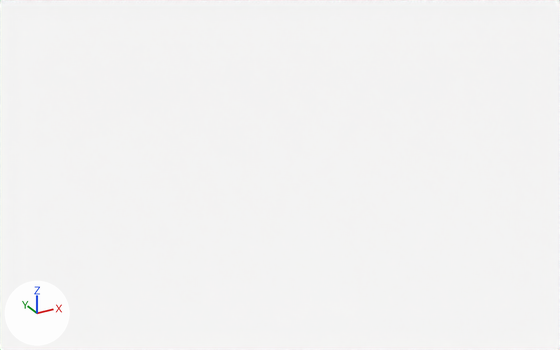
One commit to the glTF model statics/models/track.glb: the scene before it, then after it.
The view is the same before and after, from a camera (50 mm lens) standing at (-86.5, -184.2, 80.9) and looking at (14.2, -1.1, -10.6). The lights are fixed; the arrows at lower left show +X, +Y and +Z. Where no turn or scale is listed for an object, it has been applied to the vertices.
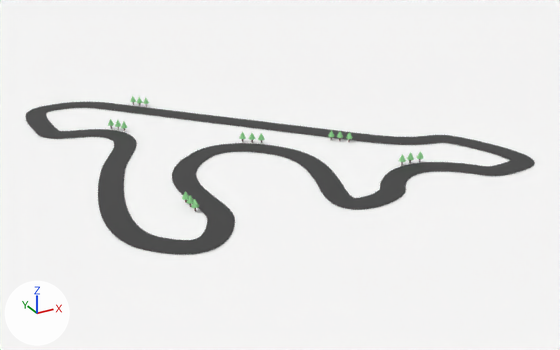
The change in detail:
Material 'Mat_Track' (mat_mat_track) is new.
Its base color is (0.0522, 0.0522, 0.0522) (black #414141).
Material 'Mat_Leaves' (mat_mat_leaves) is new.
Its base color is (0.246, 0.604, 0.246) (green #88cc88).
Material 'Mat_Trunk' (mat_mat_trunk) is new.
Its base color is (0.107, 0.0513, 0.0331) (brown #5c4033).
Mesh me_mesh is new.
It has 720 vertices, 720 faces and spans x -46.2..68.3, y -50.8..63.8, z 0.0.
It uses material mat_mat_track (black #414141).
Mesh me_cylinder_018 is new.
It consists of a 6-sided cylinder along z spanning x -0.21..0.2, y -0.2..0.21, z -0.97..0.38, material slot 0; a 6-sided cone pointing to +z spanning x -0.96..0.98, y -0.96..0.96, z 0.22..2.22, material slot 1.
It uses material mat_mat_trunk (brown #5c4033).
It uses material mat_mat_leaves (green #88cc88).
Object 'Curve' (ob_curve) is new; it shows me_mesh.
Its location is (0.2, 0.1, 0.0).
Object 'Tree.015' (ob_tree_015) is new; it shows me_cylinder_018.
Its location is (-25.0, -31.2, 1.0).
Object 'Tree.014' (ob_tree_014) is new; it shows a copy of me_cylinder_018.
Its location is (-25.1, -28.5, 1.0).
Object 'Tree.013' (ob_tree_013) is new; it shows a copy of me_cylinder_018.
Its location is (-25.2, -25.9, 1.0).

Location of each change, [x1, y1, x2, y2] in pixels of the pictures (560 x 350 px):
'Curve', added
    after: [25, 102, 535, 254]
'Tree.015', added
    after: [191, 199, 199, 211]
'Tree.013', added
    after: [182, 191, 189, 203]
'Tree.014', added
    after: [186, 195, 194, 207]
